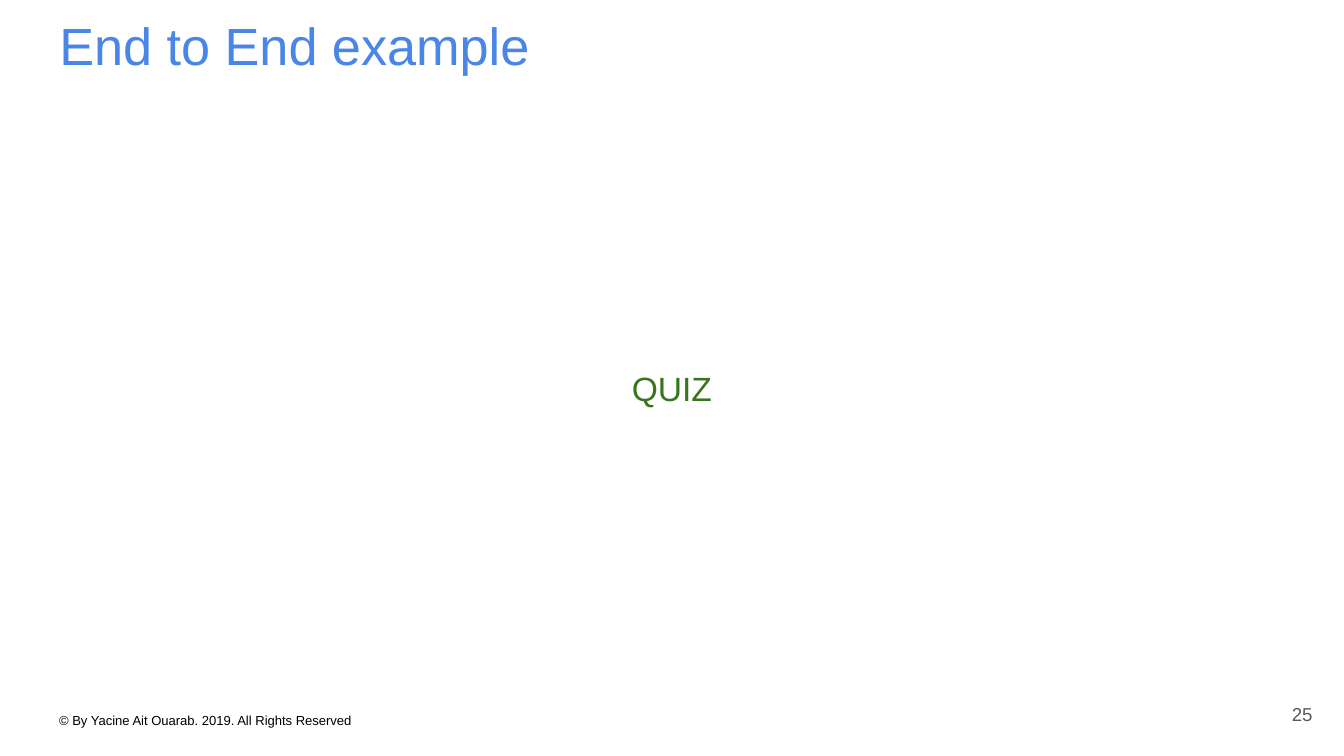
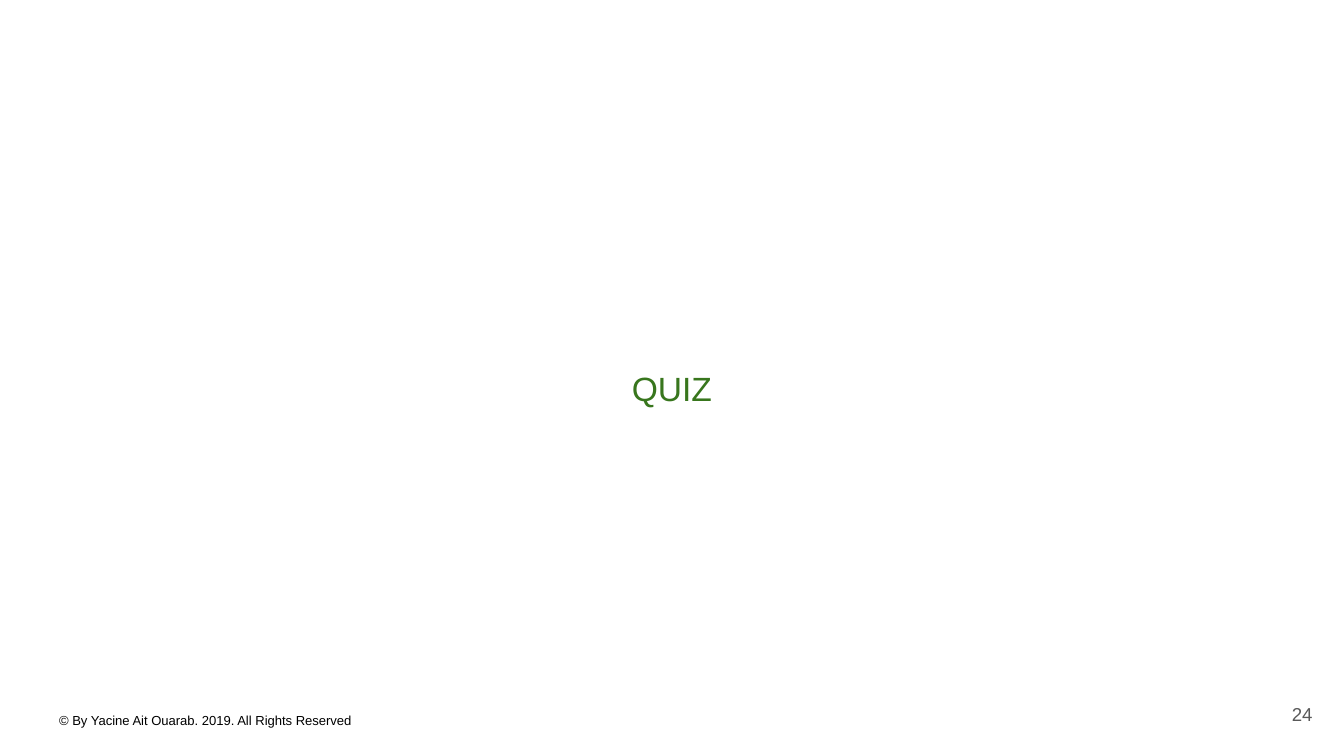
Before and after one commit to yacineab/ESGI-spark-core, a slide deck: slide 24 of slides/Apache Spark - Chapitre 1 - introduction & overview.pptx (slide 25 before the commit). Drawn at 1344x756 pixels with LibreOffice and Linux fonts; fonts in the diff are those of the drawing. Boxes give left, top, right and bottom in pixels: in the first picture for what was removed or moved away, otherwise in the second. Text is boxed around its words. In the diff, an @@ line names an element or a change of style, - is before the commit and + after.

```diff
--- a/slides/Apache Spark - Chapitre 1 - introduction & overview.pptx
+++ b/slides/Apache Spark - Chapitre 1 - introduction & overview.pptx
@@ title removed at [59,27,529,75] @@
-End to End example
@@ page number at [1292,708,1313,721]: text changed @@
-25
+24
```
Also in this commit, not shown: 1 other slide changed, 1 other file.
